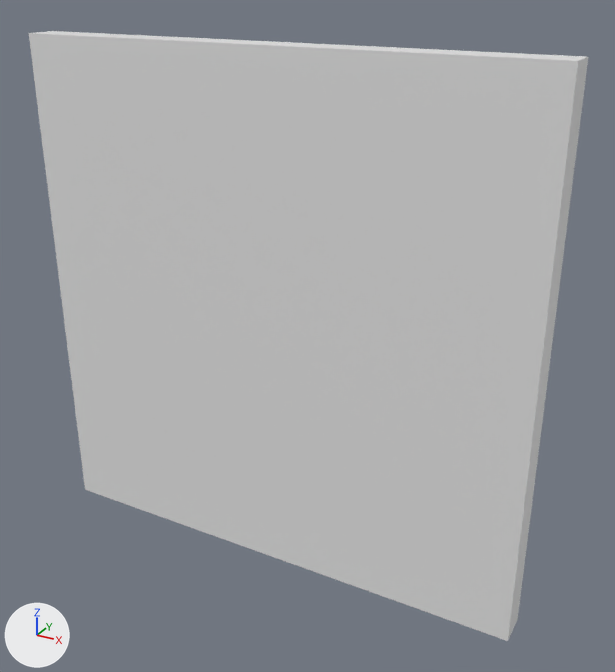
One commit to the glTF model models/x_mobs_shield_resonant_prism.glb: the scene before it, then after it.
Camera for both pictures: a 50 mm lens placed at (5.09, -8.17, 4.17), pointed at (0.28, 0.57, -0.2). Lighting does not change. The marker at lower left points along +X, +Y and +Z. The older version comes first. Materials are left out; every surface is plain grey. Vertices at exactly the same position are counted once.

Objects in the first picture: 'x_mobs_shield_resonant_prism'.
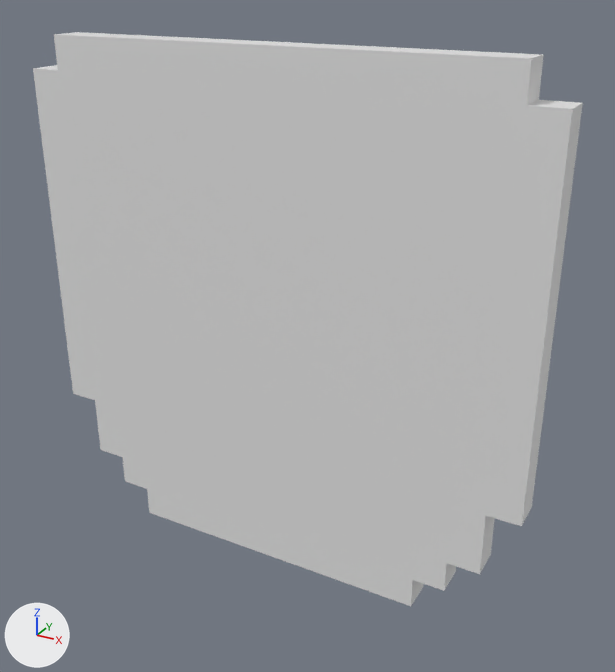
Diff of the bpy script that builds the scene:
```diff
--- a/models/x_mobs_shield_resonant_prism.glb.py
+++ b/models/x_mobs_shield_resonant_prism.glb.py
@@ me_x_mobs_shield_resonant_prism @@
 # used by ob_x_mobs_shield_resonant_prism; location = (0.0, 0.0, 0.0)
-me_x_mobs_shield_resonant_prism.from_pydata(...)  # 602 vertices, 3108 faces; spans x -3.36..3.36, y 0.0..1.04, z -3.36..3.36
+me_x_mobs_shield_resonant_prism.from_pydata(...)  # 64 vertices, 96 faces; spans x -3.36..3.36, y 0.0..1.04, z -3.36..3.36
+# me_x_mobs_shield_resonant_prism part 1: 2 vertices removed from x -3.36, y 0.0..0.42, z 3.36
+# me_x_mobs_shield_resonant_prism part 2: 2 vertices removed from x 3.36, y 0.0..0.42, z 3.36
+# other edits to the shape of me_x_mobs_shield_resonant_prism do not show in these pictures
```

Changed parts and their boxes (x1, y1, x2, y2) in the pictures (615 x 672 px):
'x_mobs_shield_resonant_prism', reshaped
    before: (29, 31, 588, 641)
    after: (33, 32, 583, 606)
part 1 of me_x_mobs_shield_resonant_prism, deleted
    before: (29, 31, 74, 67)
part 2 of me_x_mobs_shield_resonant_prism, deleted
    before: (527, 55, 588, 109)
